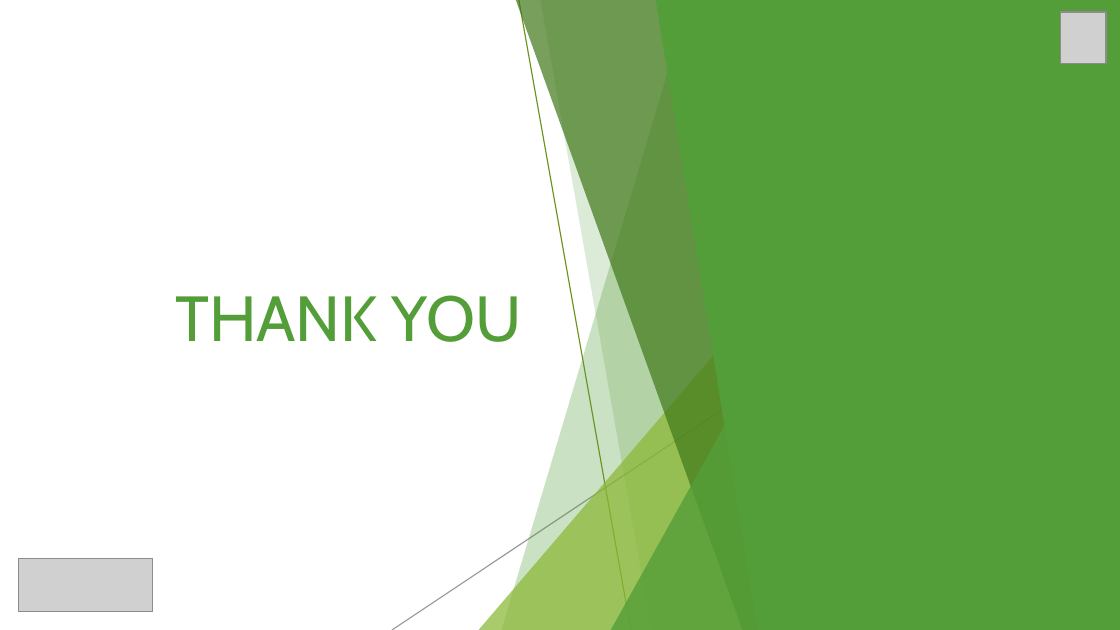
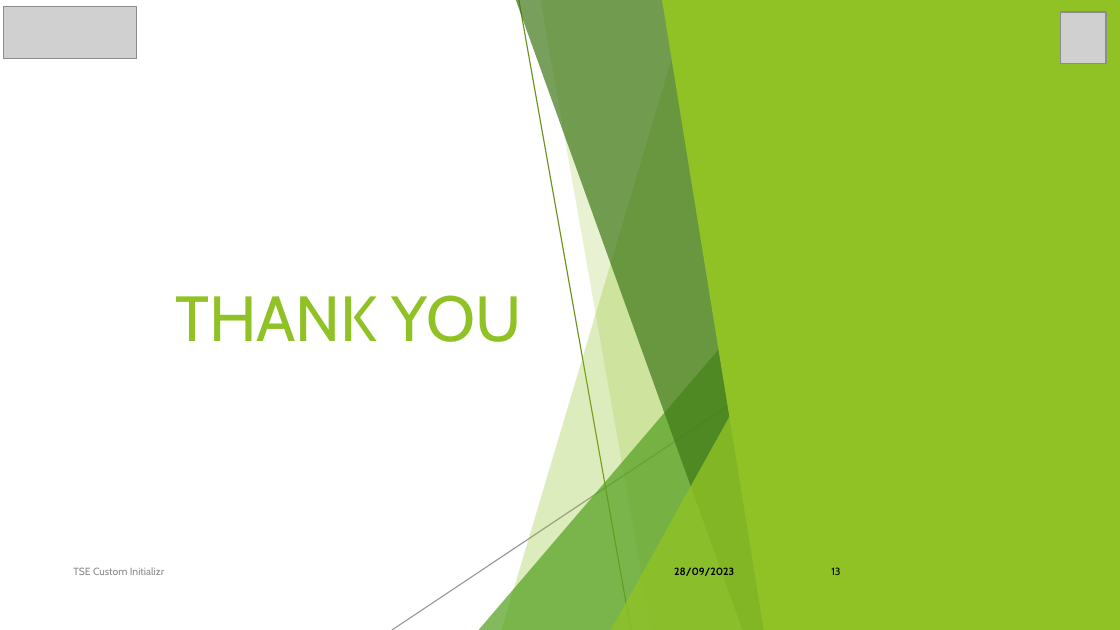
Before and after one commit to Tunir10Chaudhuri/Case_Study_Group_4, a slide deck: slide 13 of CaseStudy-04.pptx (slide 12 before the commit). Drawn at 1120x630 pixels with LibreOffice and Linux fonts; fonts in the diff are those of the drawing; grey boxes stand for pictures. Boxes give left, top, right and bottom in pixels: in the first picture for what was removed or moved away, otherwise in the second. Text is boxed around its words. In the diff, an @@ line names an element or a change of style, - is before the commit and + after.

```diff
--- a/CaseStudy-04.pptx
+++ b/CaseStudy-04.pptx
@@ triangle at box(0, 0, 77, 521): fill #549E39 at 85% opacity to #90C226 at 85% opacity @@
@@ picture: place and size @@
-picture at box(19, 559, 152, 612)
+picture at box(3, 7, 137, 59)
@@ freeform shape: place and size @@
-freeform shape at box(655, 0, 1120, 629)
+freeform shape at box(662, 0, 1120, 629)
@@ freeform shape at box(662, 0, 1120, 629): fill #549E39 to #90C226 @@
@@ fill #549E39 at 30% opacity to #90C226 at 30% opacity in 3 elements at box(843, 0, 1120, 629), box(502, 0, 778, 629), box(843, 0, 1120, 629) @@
@@ freeform shape at box(858, 0, 1120, 629): fill #678A26 at 70% opacity to #3F7819 at 70% opacity @@
@@ fill #549E39 at 20% opacity to #90C226 at 20% opacity in 3 elements at box(883, 0, 1120, 629), box(540, 0, 777, 629), box(883, 0, 1120, 629) @@
@@ freeform shape at box(1001, 0, 1120, 629): fill #93D07D at 70% opacity to #C0E474 at 70% opacity @@
@@ freeform shape at box(1005, 0, 1120, 629): fill #549E39 at 65% opacity to #90C226 at 65% opacity @@
@@ freeform shape at box(1005, 0, 1120, 629): fill #549E39 at 65% opacity to #90C226 at 65% opacity @@
@@ text "THANK YOU" at box(175, 295, 522, 342): text colour #549E39 to #90C226 @@
@@ fill #8AB833 at 72% opacity to #54A021 at 72% opacity in 3 elements at box(821, 280, 1120, 629), box(478, 280, 777, 629), box(821, 280, 1120, 629) @@
@@ fill #549E39 at 80% opacity to #90C226 at 80% opacity in 3 elements at box(953, 329, 1120, 629), box(610, 329, 777, 629), box(953, 329, 1120, 629) @@
@@ triangle at box(0, 368, 41, 629): fill #549E39 at 85% opacity to #90C226 at 85% opacity @@
@@ text added at box(73, 567, 164, 575), 6.8 pt, text #8C8C8C @@
+TSE Custom Initializr
@@ text added at box(674, 567, 734, 576), 6.8 pt, text #000000, bold @@
+28/09/2023
@@ page number added at box(831, 567, 840, 575), 6.8 pt, text #000000 @@
+13
```
Also in this commit, not shown: 11 other slides changed, 1 slide added.
